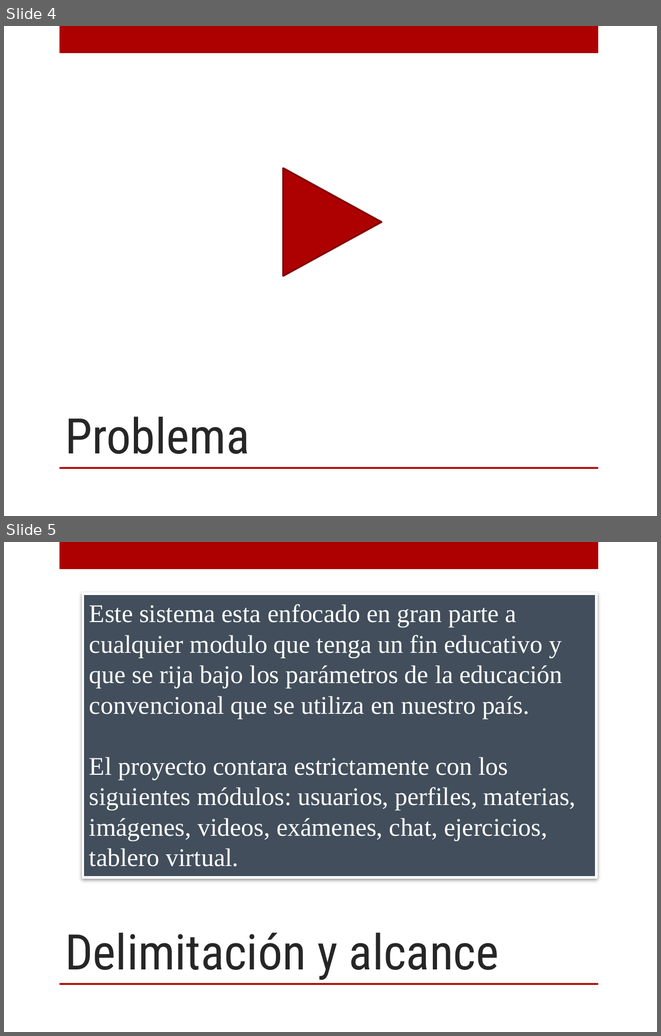
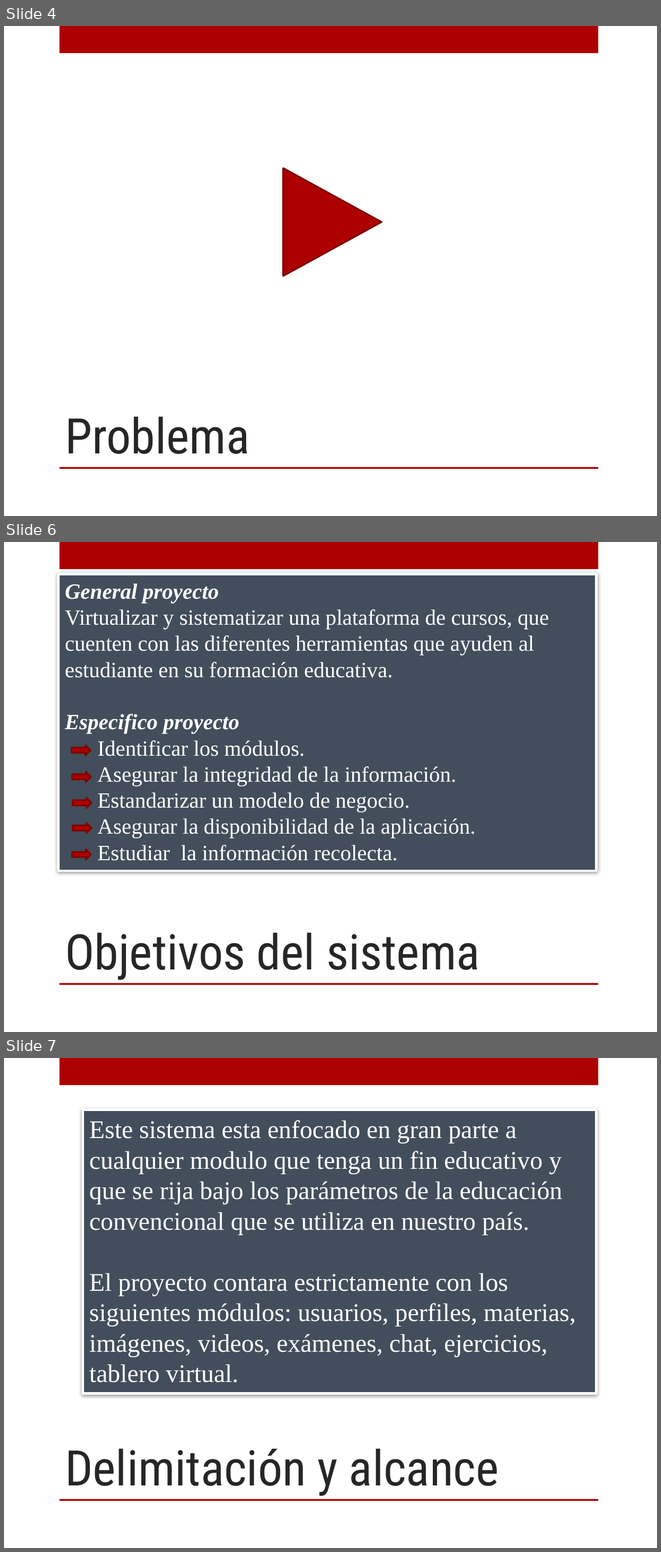
Before and after one commit to OscarMesa/MathForDummies, a slide deck: archivos/documentacion/Presentacion/Presentacion.pptx. Shown one above the other, each under a label of ours: slides 4 and 5 before the commit, slides 4, 6 and 7 after it; the slides between them are not shown. The pictures are 661x1036 and 661x1552 pixels, drawn with LibreOffice and Linux fonts; fonts in the diff are those of the drawing; background and template pictures are left out. Boxes give left, top, right and bottom in pixels: in the first picture for what was removed or moved away, otherwise in the second. Text is boxed around its words. In the diff, an @@ line names an element or a change of style, - is before the commit and + after.

```diff
--- a/archivos/documentacion/Presentacion/Presentacion.pptx
+++ b/archivos/documentacion/Presentacion/Presentacion.pptx
@@ slide 6 added at [4,542,657,1032], background picture (left out); not listed: 2 template elements that a slide beside it also shows @@
@@ rectangle added at [58,574,596,871], fill #424E5B, outline #FFFFFF 2.75 pt, 24 pt, text #FFFFFF @@
+General proyecto
+Virtualizar y sistematizar una plataforma de cursos, que cuenten con las diferentes herramientas que ayuden al estudiante en su formación educativa.
+Especifico proyecto
+  Identificar los módulos.
+  Asegurar la integridad de la información.
+  Estandarizar un modelo de negocio.
+  Asegurar la disponibilidad de la aplicación.
+  Estudiar la información recolecta.
@@ right arrow added at [72,745,91,756], fill #AD0101, outline #800101 1.75 pt @@
@@ right arrow added at [72,771,91,782], fill #AD0101, outline #800101 1.75 pt @@
@@ right arrow added at [72,797,91,808], fill #AD0101, outline #800101 1.75 pt @@
@@ right arrow added at [72,823,91,833], fill #AD0101, outline #800101 1.75 pt @@
@@ right arrow added at [72,849,91,859], fill #AD0101, outline #800101 1.75 pt @@
@@ title added at [65,932,480,980], 54 pt, text #262626 @@
+Objetivos del sistema
@@ what was slide 5 is now slide 7 @@
```
Also in this commit, not shown: 1 slide changed, 4 other slides added, 2 slides removed, 3 other files.
